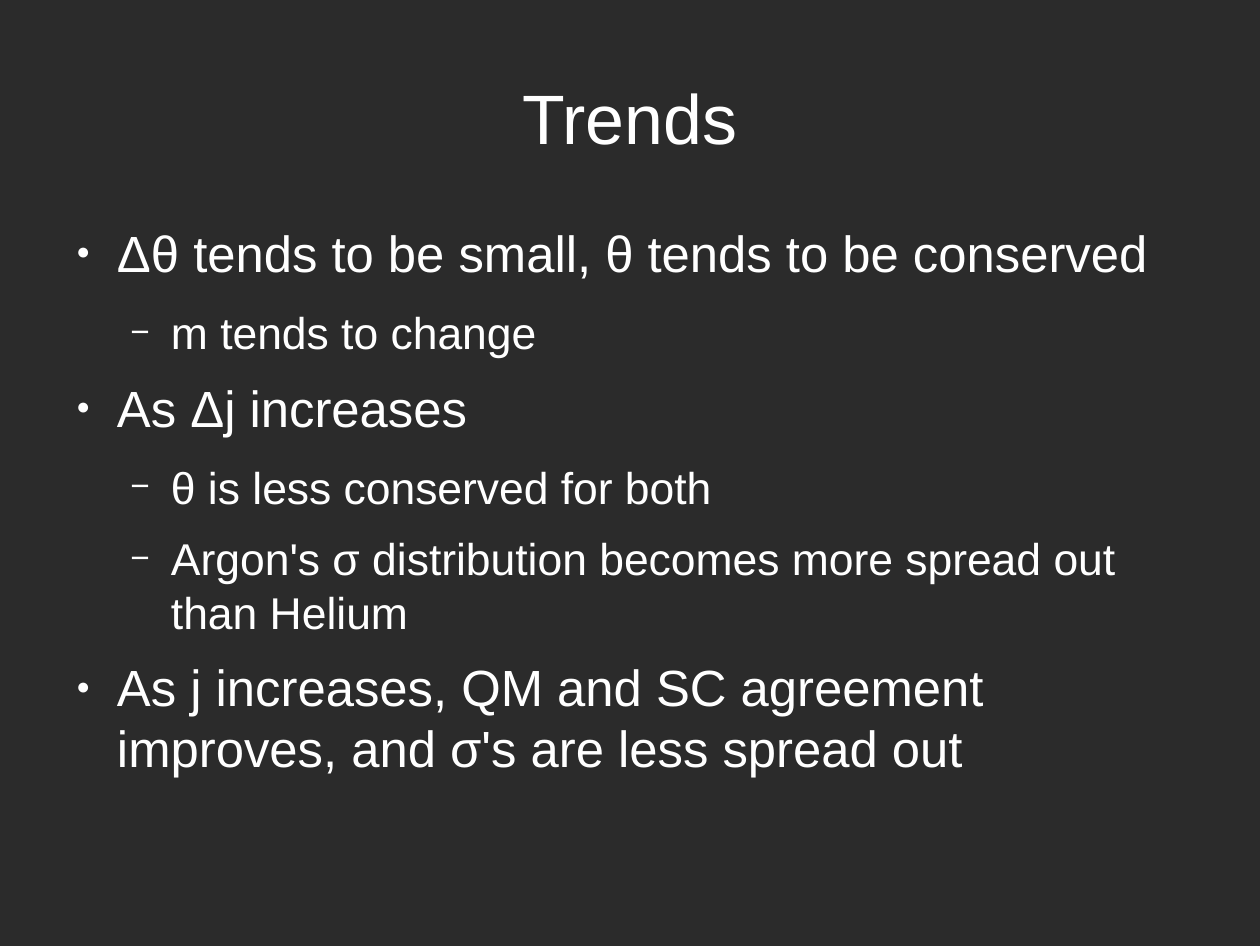
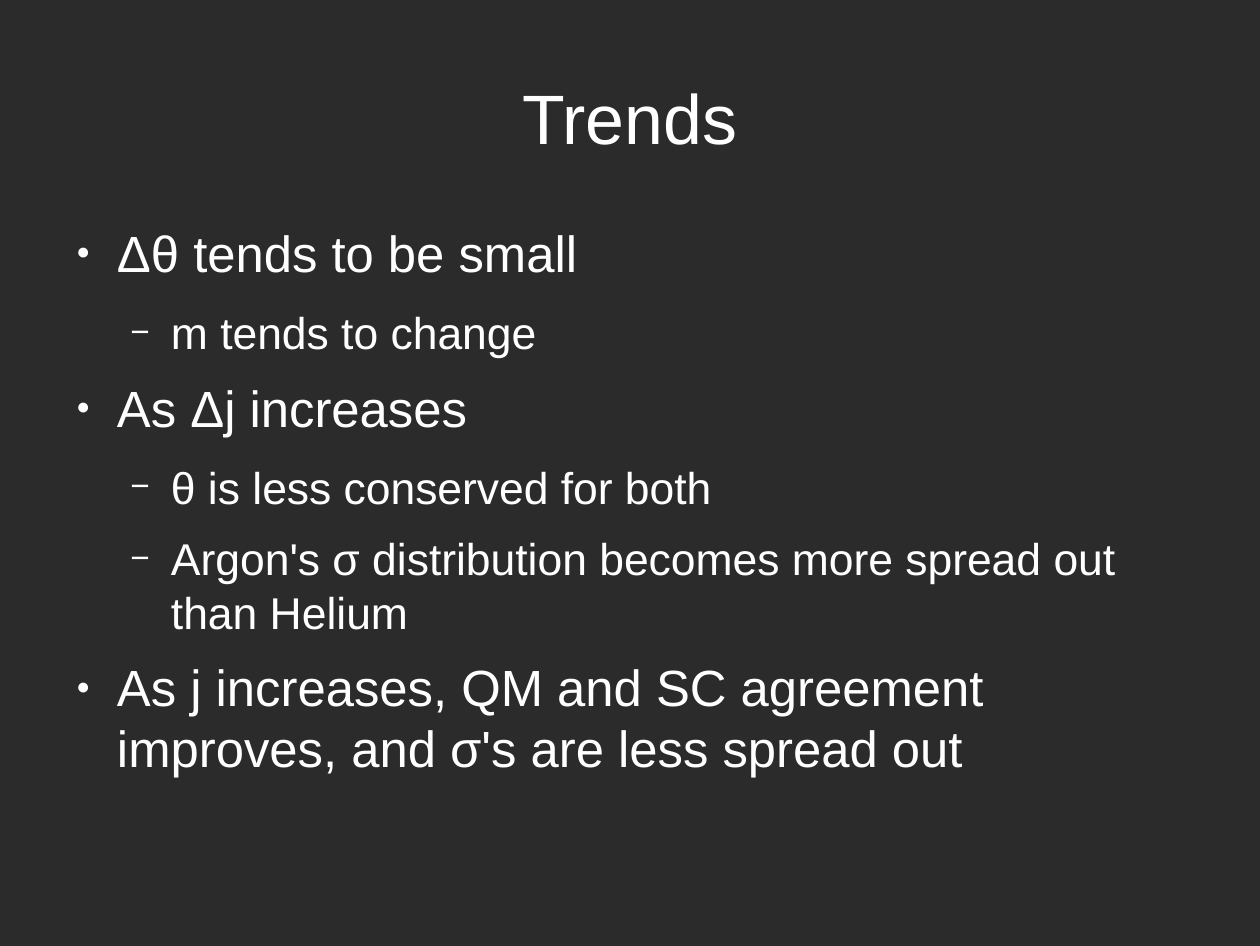
Before and after one commit to atowneND/HeNaK_Collisions, a slide deck: slide 20 of Presentation.odp (slide 24 before the commit). Drawn at 1260x946 pixels with LibreOffice and Linux fonts; fonts in the diff are those of the drawing; background and template pictures are left out; a plain dark background stands for a picture behind light text. Boxes give left, top, right and bottom in pixels: in the first picture for what was removed or moved away, otherwise in the second. Text is boxed around its words. In the diff, an @@ line names an element or a change of style, - is before the commit and + after.

```diff
--- a/Presentation.odp
+++ b/Presentation.odp
@@ text at (117, 235, 578, 273): text changed @@
-● Δθ tends to be small, θ tends to be conserved
+● Δθ tends to be small
```
Also in this commit, not shown: 1 other slide changed, 4 slides removed, 3 other files.
